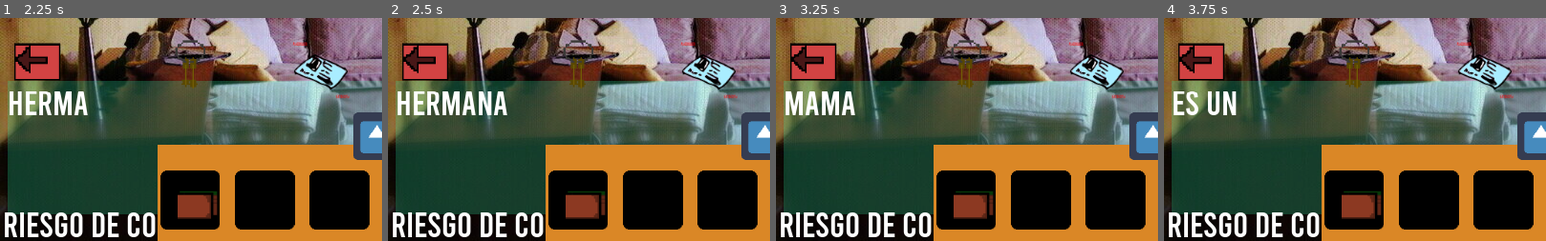
Above: before the commit, frames 1-4 (left to right).
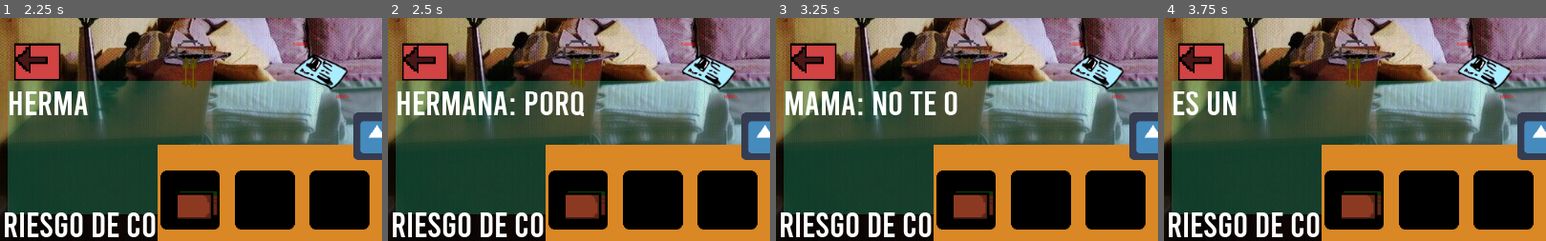
Above: after the commit, the same moments.

Repository: Hollowriter/EscapeProject
Game: Godot game, scene res://Escenas/EscenaPrincipal.tscn
Same seed, same stepped clock (60 frames per second), same inputs: the game is played once before the commit and once after it. The engine's default icon, where the game draws it, is replaced by a stand-in: a white triangle on a blue panel in a dark square.
Inputs (mouse positions are % of the whole screen's width and height, from its top left):
- Up to frame 1 (2.25 s): click (85, 51) at 0.5 s; click (50, 58) at 1.25 s; click (75, 57) at 2 s
- Up to frame 2 (2.5 s): no input
- Up to frame 3 (3.25 s): click (64, 51) at 2.75 s
- Up to frame 4 (3.75 s): click (15, 48) at 3.5 s
The pictures show only the part of the screen within x 0-50%, y 50-100%; the shares and areas given below are measured in that part.

Frame 1 is identical in both runs. In frame 2, 1.1% of the frame differs, in the area x 32-52%, y 32-45%; in frame 3, 1.2%, in the area x 21-48%, y 32-44%; in frame 4, nothing differs.

Commit message:
agregados dialogos pequeños para la madre y la hermana

Diff:
--- a/Escenas/Lugares/Living.tscn
+++ b/Escenas/Lugares/Living.tscn
@@ -50,6 +50,7 @@
 margin_right = 833.344
 margin_bottom = 413.279
 texture_normal = ExtResource( 12 )
+texto = "Hermana: Porque a vos si te dejan salir y a mi no?"
 
 [node name="Sonido" type="AudioStreamPlayer" parent="Interactuables/Hermana" index="1"]
 
@@ -59,6 +60,7 @@
 margin_right = 748.667
 margin_bottom = 402.491
 texture_normal = ExtResource( 17 )
+texto = "Mama: No te olvides del inhalador de tu hermana, y de lavarte las manos y cambiarte cuando vuelvas."
 
 [node name="Sonido" type="AudioStreamPlayer" parent="Interactuables/Mama" index="1"]
 
